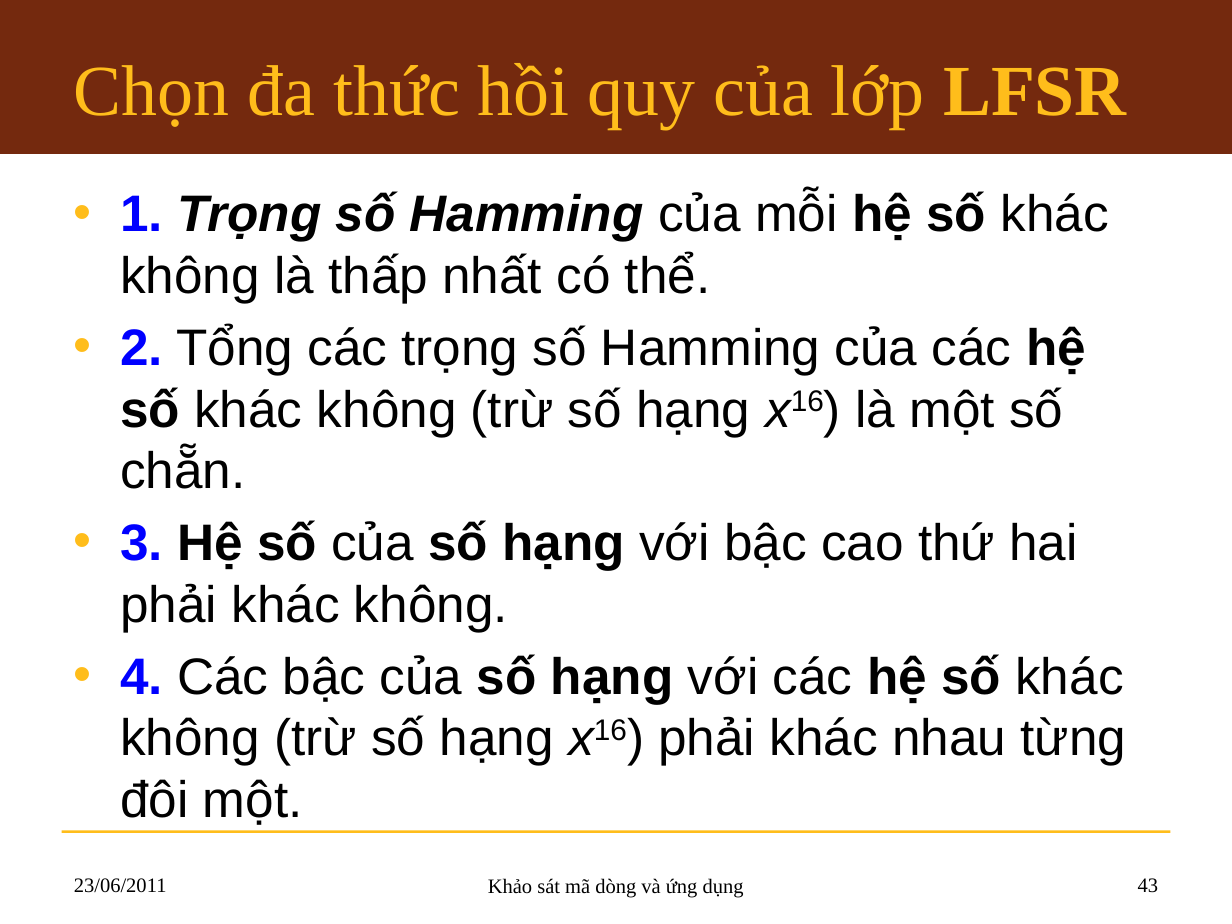
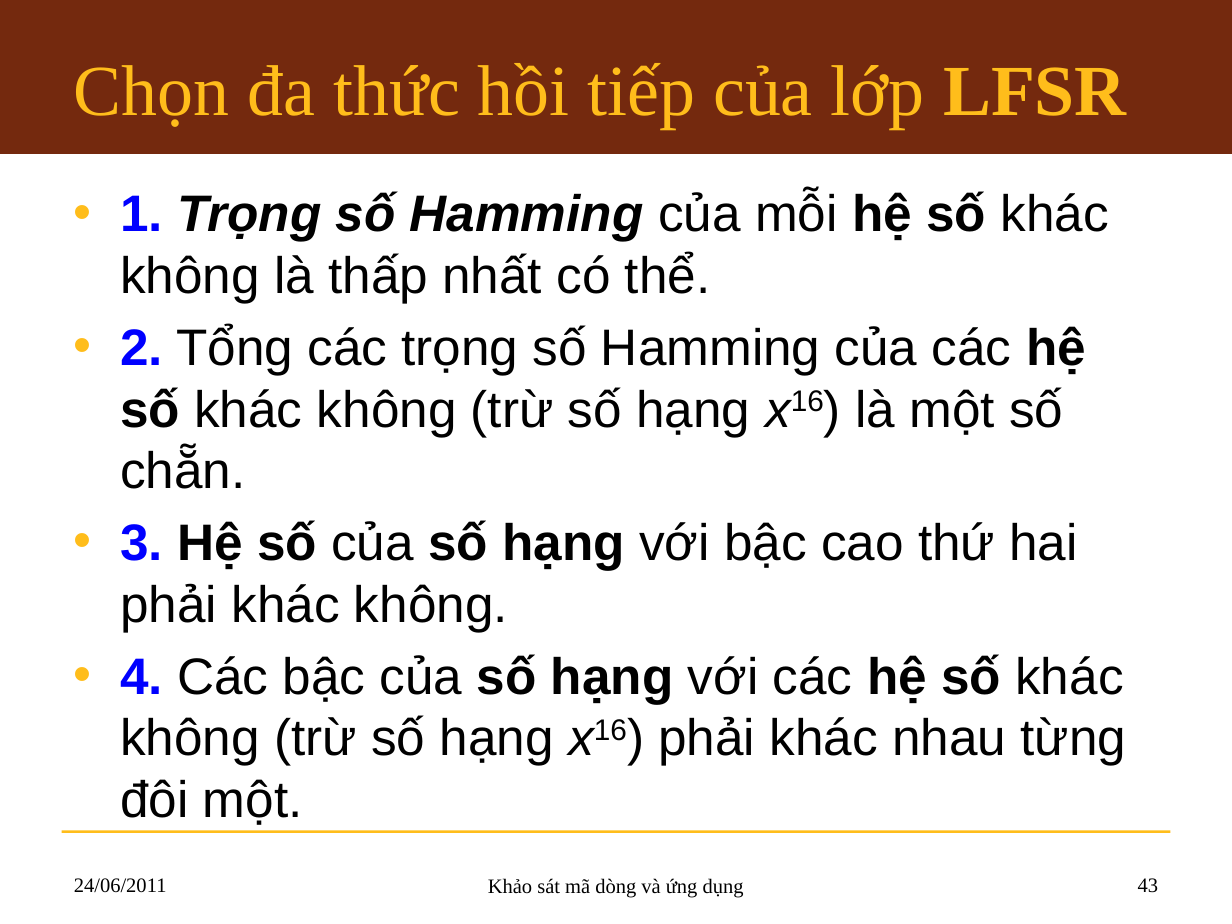
Before and after one commit to hemprasad/lvmm-sc, a slide deck: slide 43 of 7.Slide/KLTN_Slide.pptx. Drawn at 1232x924 pixels with LibreOffice and Linux fonts; fonts in the diff are those of the drawing; background and template pictures are left out. Boxes give left, top, right and bottom in pixels: in the first picture for what was removed or moved away, otherwise in the second. Text is boxed around its words. In the diff, an @@ line names an element or a change of style, - is before the commit and + after.

```diff
--- a/7.Slide/KLTN_Slide.pptx
+++ b/7.Slide/KLTN_Slide.pptx
@@ title at box(74, 63, 1127, 129): text changed @@
-Chọn đa thức hồi quy của lớp LFSR
+Chọn đa thức hồi tiếp của lớp LFSR
@@ text at box(74, 878, 167, 893): text changed @@
-23/06/2011
+24/06/2011
```
Also in this commit, not shown: 70 other slides changed, 1 other file.
